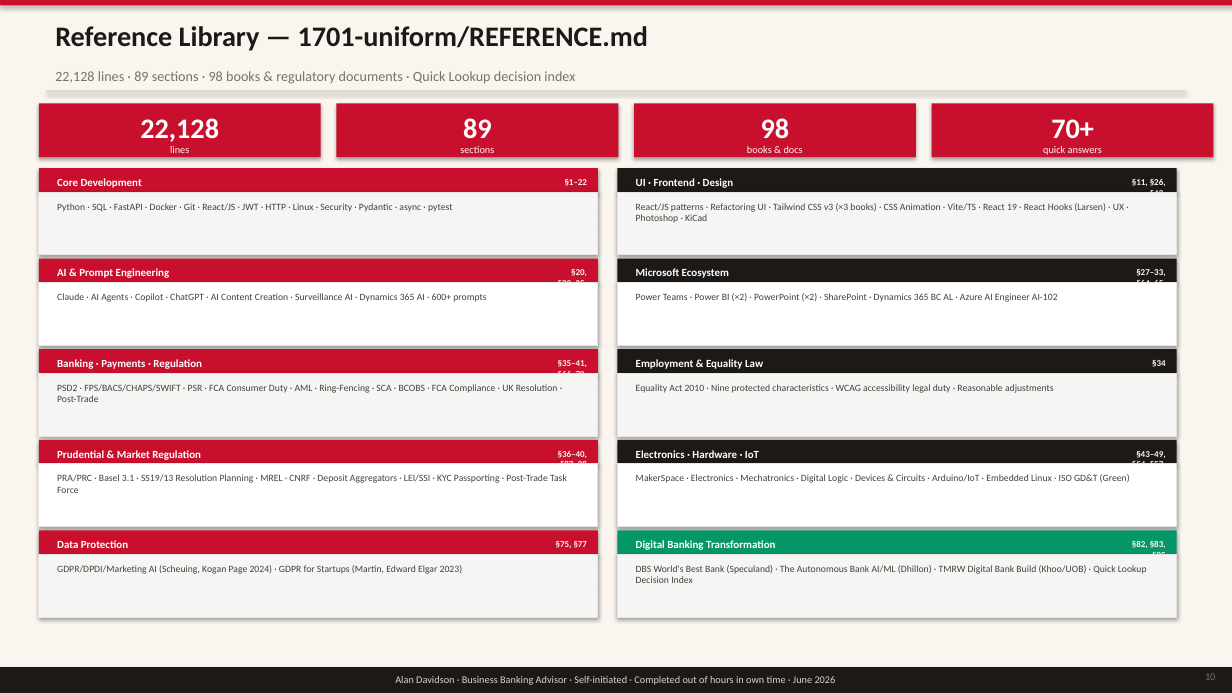
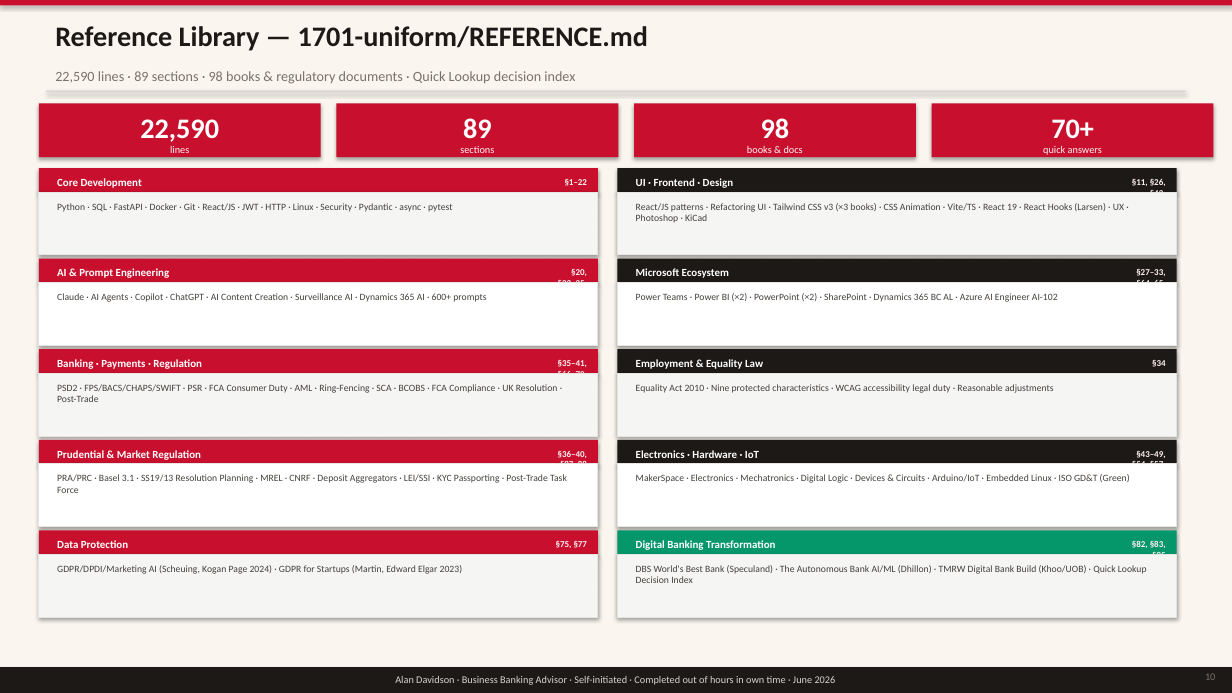
Before and after one commit to imscots-ui/santander, a slide deck: slide 10 of Santander_Project_Record.pptx. Drawn at 1232x693 pixels with LibreOffice and Linux fonts; fonts in the diff are those of the drawing. Boxes give left, top, right and bottom in pixels: in the first picture for what was removed or moved away, otherwise in the second. Text is boxed around its words. In the diff, an @@ line names an element or a change of style, - is before the commit and + after.

```diff
--- a/Santander_Project_Record.pptx
+++ b/Santander_Project_Record.pptx
@@ text at [55,71,575,84]: text changed @@
-22,128 lines · 89 sections · 98 books & regulatory documents · Quick Lookup decision index
+22,590 lines · 89 sections · 98 books & regulatory documents · Quick Lookup decision index
@@ text at [140,119,219,142]: text changed @@
-22,128
+22,590
```
Also in this commit, not shown: 9 other files.
